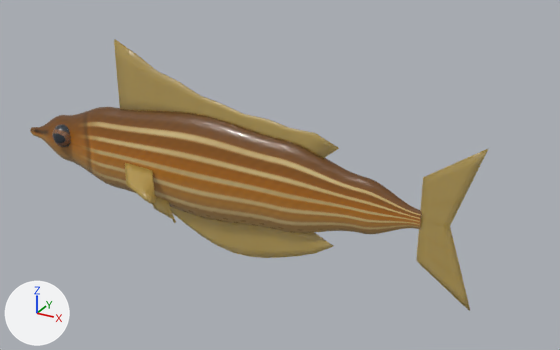
Renders of the glTF model public/models/fish/zebra-danio/zebra-danio-golden-high.glb from each side of a commit.
Camera for both pictures: a camera (50 mm lens) standing at (1.53, -2.33, 1.22) and looking at (0.21, 0.06, 0.02). The axes (+X, +Y, +Z) are drawn at lower left. The lights are the same throughout. The picture after the commit comes second. Vertices at exactly the same position are counted once.

The scene before the commit, as lines of its bpy script (objects in view):
```python
mat_fishfin = principled_material('FishFin')
mat_fishfin.base_color = (0.807, 0.571, 0.144)  # yellow #e8c76a
mat_fishfin.roughness = 0.35
mat_fishfin.alpha = 0.82
mat_fishfin.transmission_weight = 0.5
me_dorsalfin = bpy.data.meshes.new('DorsalFin')
me_dorsalfin.from_pydata(...)  # 180 vertices, 336 faces; spans x -0.503..0.48, y -0.004..0.004, z 0.154..0.478
me_dorsalfin.materials.append(mat_fishfin)  # yellow #e8c76a
me_fishbody = bpy.data.meshes.new('FishBody')
me_fishbody.from_pydata(...)  # 1828 vertices, 3648 faces; spans x -1.04..0.8, y -0.09..0.09, z -0.21..0.23
me_fishbody.materials.append(mat_fishbody)
me_fishfin = bpy.data.meshes.new('FishFin')
me_fishfin.from_pydata(...)  # 909 vertices, 1712 faces; spans x -0.44..1.0, y -0.196..0.196, z -0.335..0.304
me_fishfin.materials.append(mat_fishfin)  # yellow #e8c76a
ob_dorsalfin = bpy.data.objects.new('DorsalFin', me_dorsalfin)
ob_dorsalfin.location = (0.0, 0.0, 0.0)
ob_fishbody = bpy.data.objects.new('FishBody', me_fishbody)
ob_fishbody.location = (0.0, 0.0, 0.0)
ob_fishfin = bpy.data.objects.new('FishFin', me_fishfin)
ob_fishfin.location = (0.0, 0.0, 0.0)
```
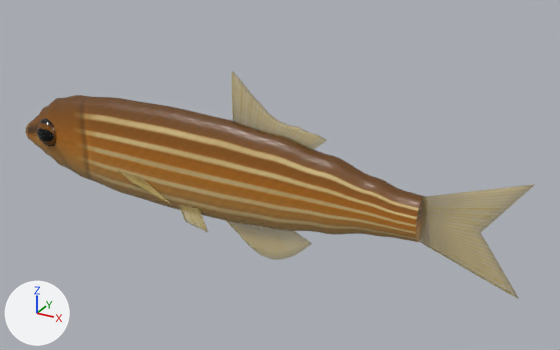
Diff of the bpy script that builds the scene:
```diff
--- a/public/models/fish/zebra-danio/zebra-danio-golden-high.glb.py
+++ b/public/models/fish/zebra-danio/zebra-danio-golden-high.glb.py
@@ img_fin_albedo @@
+img_fin_albedo = load_image('fin-albedo', '_unpacked/fin-albedo', 128, 128, 'sRGB')
@@ mat_fishfin @@
 n0 = _N.new('ShaderNodeBsdfPrincipled'); n0.name = 'Principled BSDF'
-n0.inputs[0].default_value = (0.807, 0.571, 0.144, 1.0)  # 'Base Color', yellow #e8c76a
-n0.inputs[2].default_value = 0.35  # 'Roughness'
-n0.inputs[4].default_value = 0.82  # 'Alpha'
+n0.inputs[2].default_value = 0.38  # 'Roughness'
 n0.inputs[18].default_value = 0.5  # 'Transmission Weight'
 n1 = _N.new('ShaderNodeOutputMaterial'); n1.name = 'Material Output'
+n2 = _N.new('ShaderNodeMath'); n2.name = 'Math'
+n2.operation = 'MULTIPLY'
+n2.inputs[1].default_value = 0.52  # 'Value'
+n3 = _N.new('ShaderNodeTexImage'); n3.name = 'Image Texture'
+n3.image = img_fin_albedo
 _L.new(n0.outputs[0], n1.inputs[0])  # 'BSDF' to 'Surface'
+_L.new(n2.outputs[0], n0.inputs[4])  # 'Value' to 'Alpha'
+_L.new(n3.outputs[0], n0.inputs[0])  # 'Color' to 'Base Color'
+_L.new(n3.outputs[1], n2.inputs[0])  # 'Alpha' to 'Value'
@@ me_dorsalfin @@
 # used by ob_dorsalfin; location = (0.0, 0.0, 0.0)
-me_dorsalfin.from_pydata(...)  # 180 vertices, 336 faces; spans x -0.503..0.48, y -0.004..0.004, z 0.154..0.478
+me_dorsalfin.from_pydata(...)  # 253 vertices, 456 faces; spans x 0.04..0.434, y -0.004..0.004, z 0.176..0.425
+# me_dorsalfin part 1: the loose piece of 110 vertices spanning x -0.5..0.48, y -0.004..0.004, z 0.154..0.478 is rebuilt with 110 vertices and now spans x 0.044..0.434, y -0.004..0.004, z 0.176..0.425
+# other edits to the shape of me_dorsalfin do not show in these pictures
 me_dorsalfin.materials.append(mat_fishfin)
@@ me_fishbody @@
 # used by ob_fishbody; location = (0.0, 0.0, 0.0)
-me_fishbody.from_pydata(...)  # 1828 vertices, 3648 faces; spans x -1.04..0.8, y -0.09..0.09, z -0.21..0.23
+me_fishbody.from_pydata(...)  # 1826 vertices, 3648 faces; spans x -1.04..0.8, y -0.08..0.08, z -0.2..0.24
+# me_fishbody part 2: 56 vertices moved within x -0.35..0.55, y -0.08..0.08, z -0.2..0.22; 1591 vertices removed from x -1.03..0.8, y -0.09..0.09, z -0.21..0.23; 1589 vertices added at x -1.04..0.8, y -0.08..0.08, z -0.2..0.24
 me_fishbody.materials.append(mat_fishbody)
@@ me_fishfin @@
 # used by ob_fishfin; location = (0.0, 0.0, 0.0)
-me_fishfin.from_pydata(...)  # 909 vertices, 1712 faces; spans x -0.44..1.0, y -0.196..0.196, z -0.335..0.304
+me_fishfin.from_pydata(...)  # 1172 vertices, 2168 faces; spans x -0.5..1.156, y -0.096..0.096, z -0.317..0.212
+# me_fishfin part 3: the loose piece of 130 vertices spanning x 0.795..1.0, y -0.004..0.004, z -0.304..0.304 is rebuilt with 130 vertices and now spans x 0.796..1.156, y -0.004..0.004, z -0.207..0.212
+# me_fishfin part 4: the loose piece of 110 vertices spanning x -0.32..0.47, y -0.004..0.004, z -0.335..-0.151 is rebuilt with 110 vertices and now spans x -0.01..0.38, y -0.004..0.004, z -0.317..-0.164
+# me_fishfin part 5: the loose piece of 90 vertices spanning x -0.36..-0.204, y -0.074..-0.038, z -0.232..-0.128 is deleted
+# me_fishfin part 6: 233 vertices removed from x -0.44..0.171, y -0.196..0.196, z -0.31..-0.008; 427 vertices added at x -0.5..0.174, y -0.096..0.096, z -0.306..-0.04
+# other edits to the shape of me_fishfin do not show in these pictures
 me_fishfin.materials.append(mat_fishfin)
```

Boxes (x1, y1, x2, y2) around the edits, measured in the pictures (560 x 350 px; the box of a moved part takes in the faces that stretch with it):
'FishBody', reshaped (16% taller): before (30, 107, 422, 234); after (26, 95, 425, 242)
'FishFin', surface changed, reshaped: before (125, 148, 489, 311); after (117, 170, 535, 299)
'DorsalFin', surface changed, reshaped (58% narrower, 32% shorter): before (114, 39, 339, 158); after (232, 71, 327, 151)
part 3 of me_fishfin, rebuilt (58% wider, 29% shorter): before (416, 148, 489, 311); after (419, 184, 535, 299)
part 4 of me_fishfin, rebuilt (48% narrower, 23% shorter): before (170, 207, 333, 258); after (227, 221, 312, 260)
part 5 of me_fishfin, deleted: before (152, 196, 176, 223)
part 6 of me_fishfin, moved or reshaped: before (125, 163, 156, 204); after (118, 170, 208, 233)
